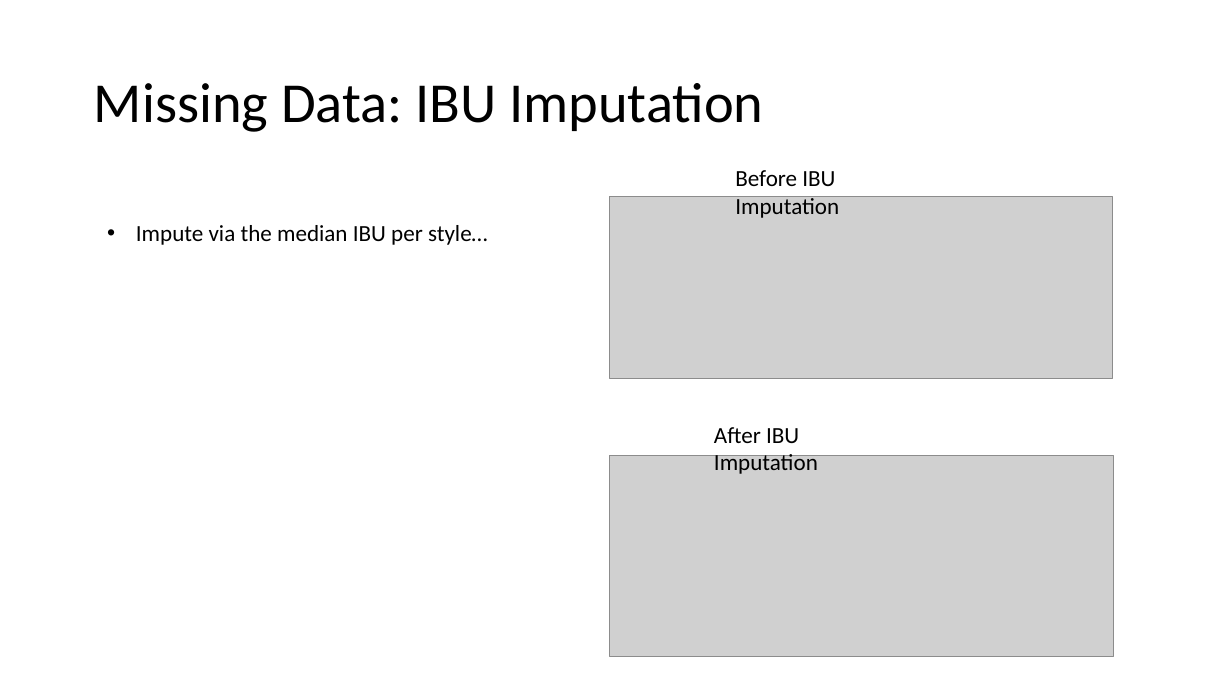
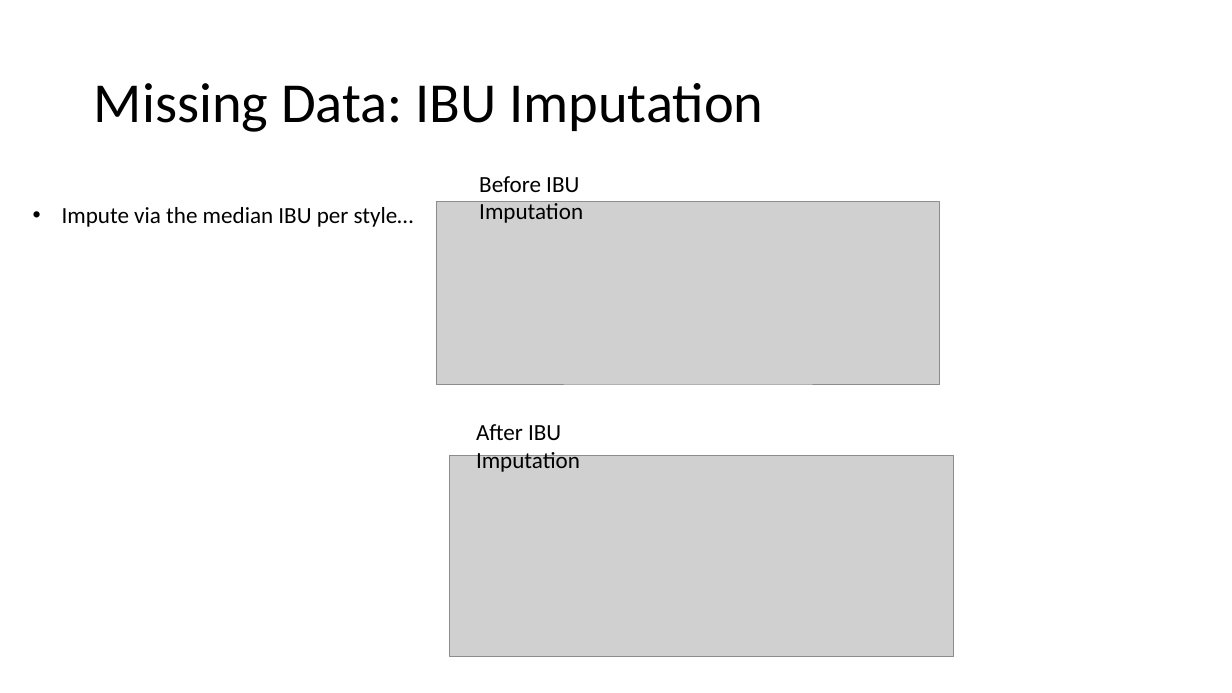
Before and after one commit to RiccoFerraro/dds_case_study_1, a slide deck: slide 7 of Beers_and_Breweries.pptx (slide 9 before the commit). Drawn at 1232x693 pixels with LibreOffice and Linux fonts; fonts in the diff are those of the drawing; grey boxes stand for pictures. Boxes give left, top, right and bottom in pixels: in the first picture for what was removed or moved away, otherwise in the second. Text is boxed around its words. In the diff, an @@ line names an element or a change of style, - is before the commit and + after.

```diff
--- a/Beers_and_Breweries.pptx
+++ b/Beers_and_Breweries.pptx
@@ text "Before IBU Imputation": place and size @@
-text "Before IBU Imputation" at [735,170,839,218]
+text "Before IBU Imputation" at [479,176,583,223]
@@ text "Impute via the median IBU ...": place and size @@
-text "Impute via the median IBU ..." at [136,225,488,245]
+text "Impute via the median IBU ..." at [62,207,414,227]
@@ picture: place and size @@
-picture at [610,196,1113,378]
+picture at [437,201,940,384]
@@ text "After IBU Imputation": place and size @@
-text "After IBU Imputation" at [714,427,818,474]
+text "After IBU Imputation" at [476,424,580,472]
@@ picture: place and size @@
-picture at [610,456,1114,656]
+picture at [450,456,954,656]
```
Also in this commit, not shown: 4 other slides changed, 3 slides removed, 3 other files.
